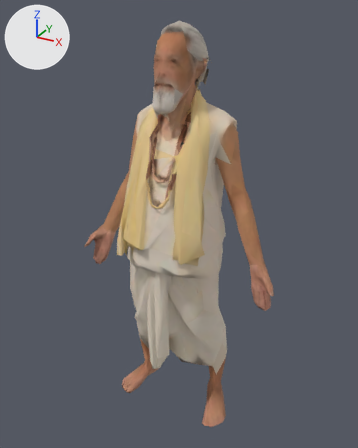
The glTF model assets/e4hermitbf.glb, before and after one commit.
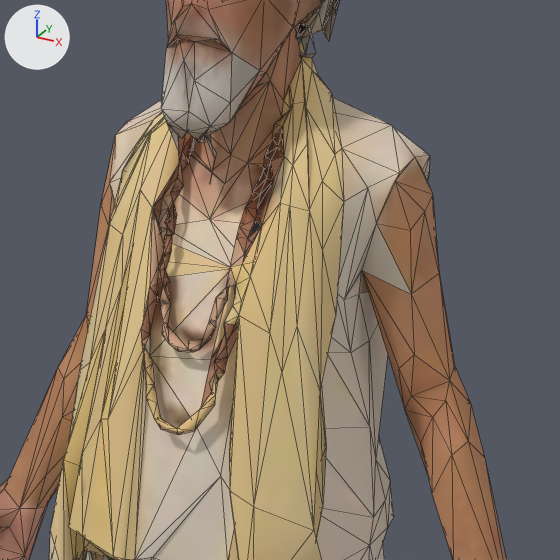
The first picture shows the older version from a camera (50 mm lens) standing at (0.867, -1.549, 1.664) and looking at (-0.002, 0.031, 0.874). The close-ups show the older and then the newer version on the part from 28% to 78% of the width and 16% to 56% of the height of that picture. Only the edits that show in the close-ups are written down. Every picture has the same lights, and +X, +Y and +Z are marked at upper left. The close-ups show mesh edges as thin lines. Vertices at exactly the same position are counted once.
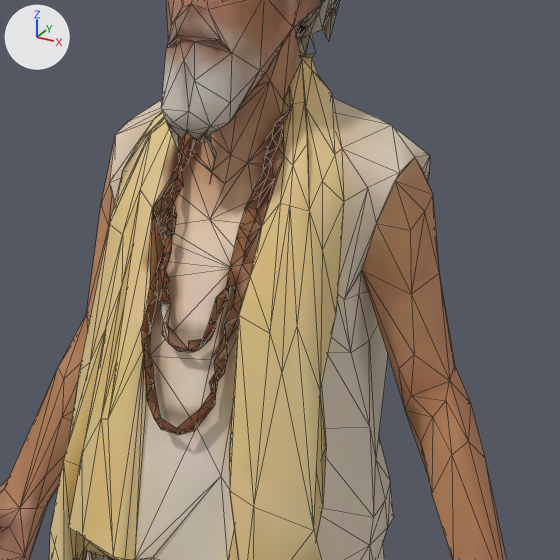
Location of each change, [x1, y1, x2, y2] in pixels of the close-ups (560 x 560 px):
'Mesh_0', surface changed: [2, 0, 422, 560] in both

The change, as a list of edits to the scene's bpy script:
```text
Add img_repainted:
    img_repainted = load_image('repainted', '_unpacked/repainted', 256, 256, 'sRGB')
Change mat_material_0:
    mat_material_0.texture: img_texture_0 -> img_repainted
Change me_mesh_0:
    where me_mesh_0.from_pydata(...)  # 1190 vertices, 2386 faces; spans x -0.43..0.43, y -0.19..0.19, z 0.0..1.62
    used by ob_mesh_0; location = (0.0, 0.0, 0.0)
    me_mesh_0 part 1: 2376 kept faces spanning x -0.43..0.43, y -0.19..0.19, z 0.0..1.62 get new texture (UV) coordinates
```
